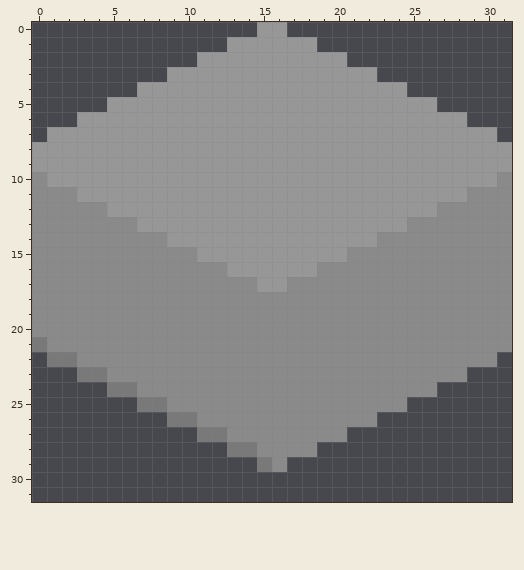
Pixel-art sprite -- assets/wall.png. Above: the version before the commit.
The file is 32x32 pixels. Colours within 5 levels of each other are drawn and written as one.
After the commit:
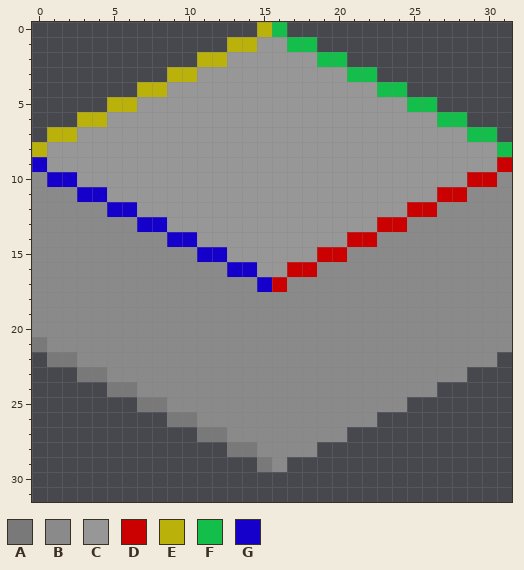
Palette (. is transparent): A #797979  B #8a8a8a  C #979797  D #cb0000  E #bab10a  F #14be4a  G #1500cb
The edit:
y 0: x 15..16 CC -> EF
y 1: x 13..14 CC -> EE; x 17..18 CC -> FF
y 2: x 11..12 CC -> EE; x 19..20 CC -> FF
y 3: x 9..10 CC -> EE; x 21..22 CC -> FF
y 4: x 7..8 CC -> EE; x 23..24 CC -> FF
y 5: x 5..6 CC -> EE; x 25..26 CC -> FF
y 6: x 3..4 CC -> EE; x 27..28 CC -> FF
y 7: x 1..2 CC -> EE; x 29..30 CC -> FF
y 8: x 0 C -> E; x 31 C -> F
y 9: x 0 C -> G; x 31 C -> D
y 10: x 1..2 CC -> GG; x 29..30 CC -> DD
y 11: x 3..4 CC -> GG; x 27..28 CC -> DD
y 12: x 5..6 CC -> GG; x 25..26 CC -> DD
y 13: x 7..8 CC -> GG; x 23..24 CC -> DD
y 14: x 9..10 CC -> GG; x 21..22 CC -> DD
y 15: x 11..12 CC -> GG; x 19..20 CC -> DD
y 16: x 13..14 CC -> GG; x 17..18 CC -> DD
y 17: x 15..16 CC -> GD
